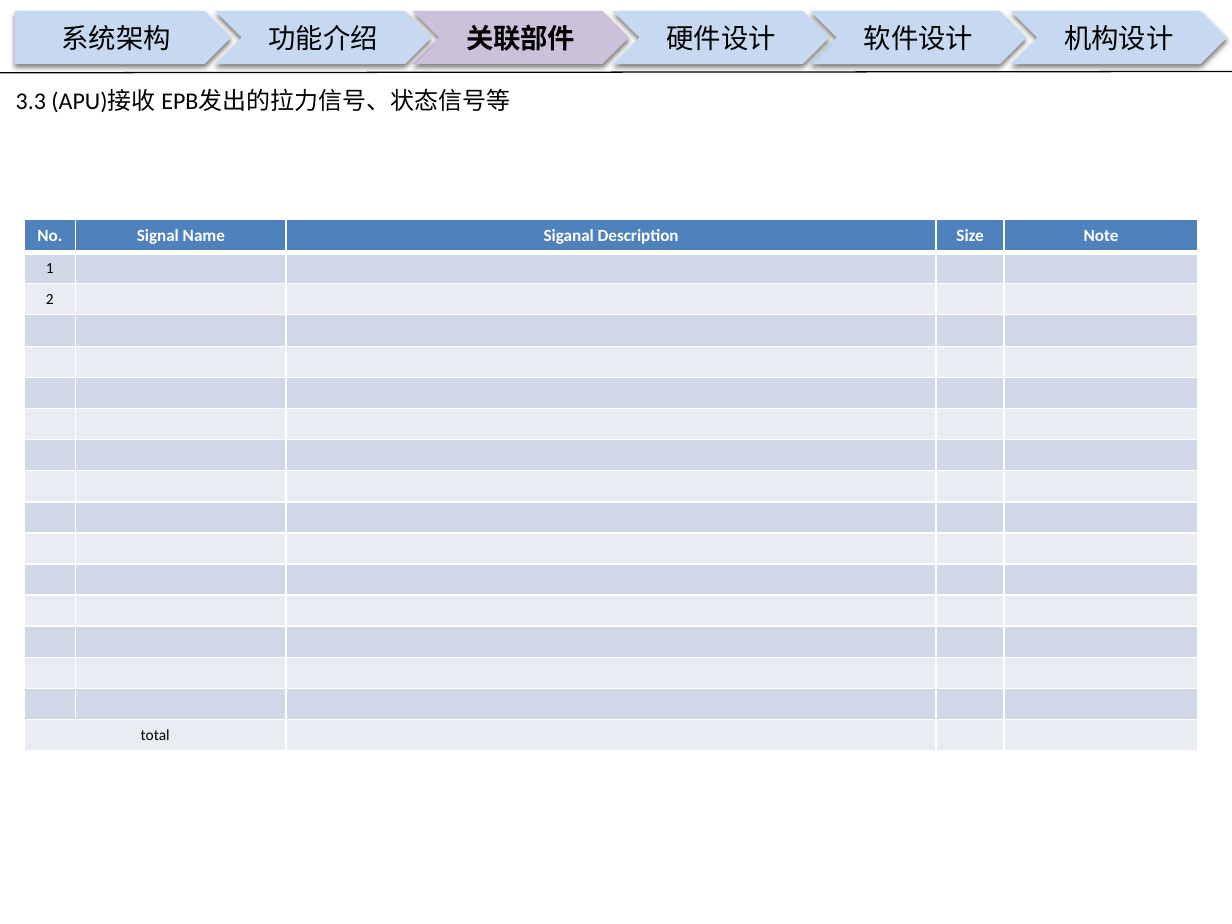
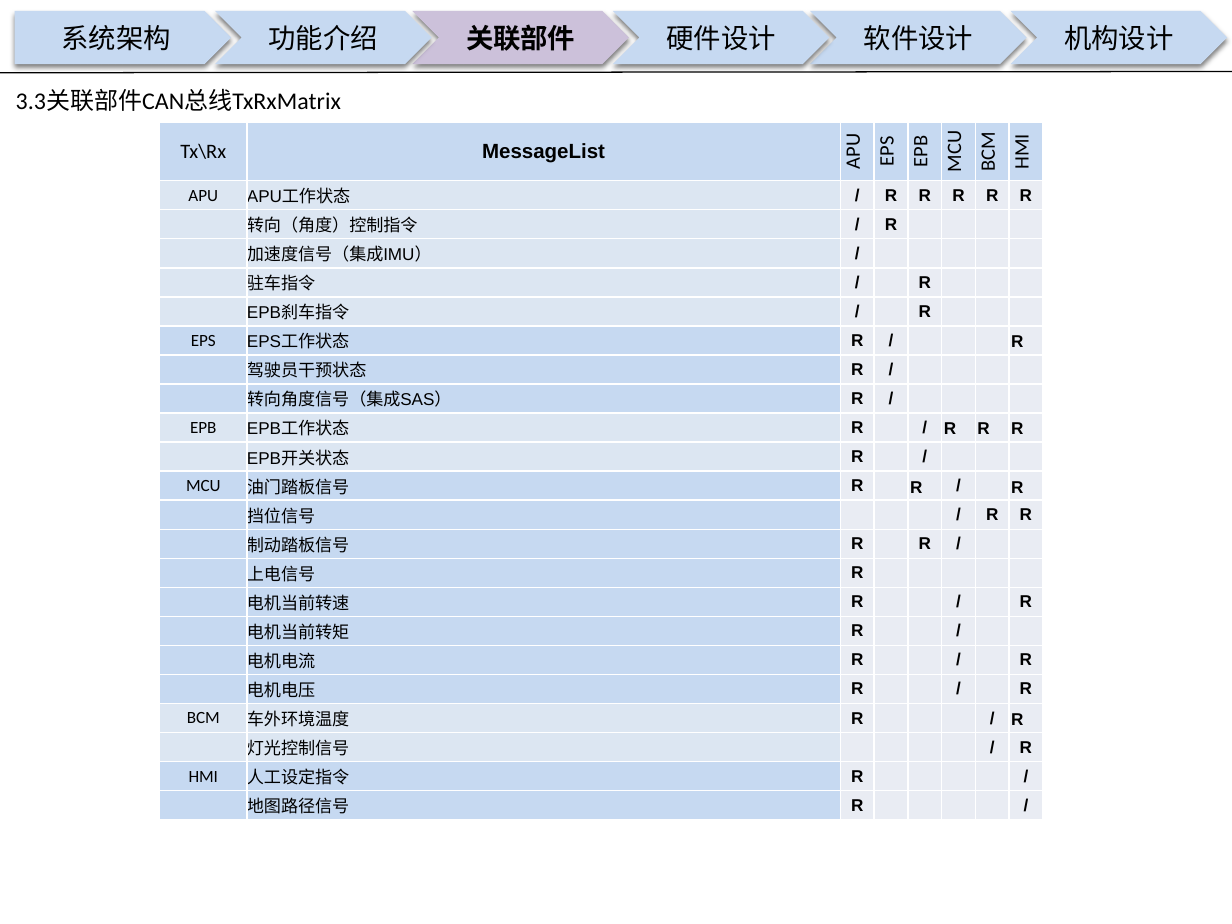
Before and after one commit to guruquan887/VAD01, a slide deck: slide 9 of 01需求分析/docs/specs/00APU设计构想书-VAD01-20180126.pptx (slide 14 before the commit). Drawn at 1232x924 pixels with LibreOffice and Linux fonts; fonts in the diff are those of the drawing; background and template pictures are left out. Boxes give left, top, right and bottom in pixels: in the first picture for what was removed or moved away, otherwise in the second. Text is boxed around its words. In the diff, an @@ line names an element or a change of style, - is before the commit and + after.

Commit message:
关联部件CAN总线TxRxMatrix
关联部件CAN总线TxRxMatrix

```diff
--- a/01需求分析/docs/specs/00APU设计构想书-VAD01-20180126.pptx
+++ b/01需求分析/docs/specs/00APU设计构想书-VAD01-20180126.pptx
@@ text at [16, 89, 341, 111]: text changed @@
-3.3 (APU)接收 EPB发出的拉力信号、状态信号等
+3.3关联部件CAN总线TxRxMatrix
@@ table added at [160, 122, 1041, 822], 23 rows, 8 columns @@
+Tx\Rx | MessageList | APU | EPS | EPB | MCU | BCM | HMI
+APU | APU工作状态 | / | R | R | R | R | R
+ | 转向（角度）控制指令 | / | R |  |  |  | 
+ | 加速度信号（集成IMU） | / |  |  |  |  | 
+ | 驻车指令 | / |  | R |  |  | 
+ | EPB刹车指令 | / |  | R |  |  | 
+EPS | EPS工作状态 | R | / |  |  |  | R
+ | 驾驶员干预状态 | R | / |  |  |  | 
+ | 转向角度信号（集成SAS） | R | / |  |  |  | 
+EPB | EPB工作状态 | R |  | / | R | R | R
+ | EPB开关状态 | R |  | / |  |  | 
+MCU | 油门踏板信号 | R |  | R | / |  | R
+ | 挡位信号 |  |  |  | / | R | R
+ | 制动踏板信号 | R |  | R | / |  | 
+ | 上电信号 | R |  |  |  |  | 
+ | 电机当前转速 | R |  |  | / |  | R
+ | 电机当前转矩 | R |  |  | / |  | 
+ | 电机电流 | R |  |  | / |  | R
+ | 电机电压 | R |  |  | / |  | R
+BCM | 车外环境温度 | R |  |  |  | / | R
+ | 灯光控制信号 |  |  |  |  | / | R
+HMI | 人工设定指令 | R |  |  |  |  | /
+ | 地图路径信号 | R |  |  |  |  | /
@@ table removed at [25, 219, 1199, 745], 17 rows, 5 columns @@
-No. | Signal Name | Siganal Description | Size | Note
-1 |  |  |  | 
-2 |  |  |  | 
- |  |  |  | 
- |  |  |  | 
- |  |  |  | 
- |  |  |  | 
- |  |  |  | 
- |  |  |  | 
- |  |  |  | 
- |  |  |  | 
- |  |  |  | 
- |  |  |  | 
- |  |  |  | 
- |  |  |  | 
- |  |  |  | 
-total |  |  |  | 
```
Also in this commit, not shown: 9 slides removed, 3 other files.
